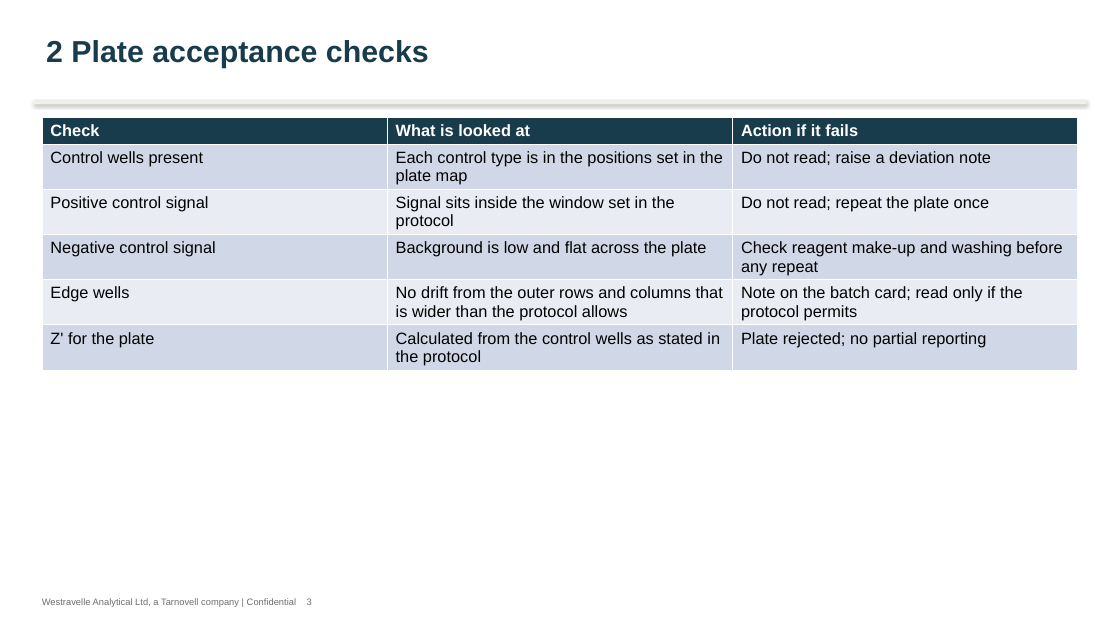
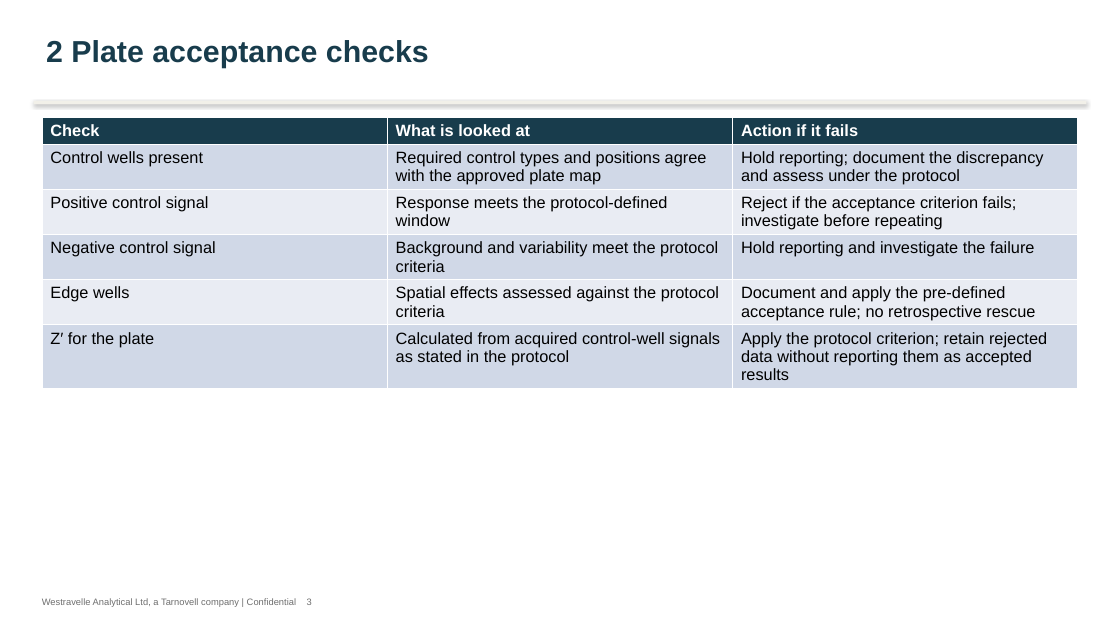
Before and after one commit to 60xAI/portco-mock-dataset, a slide deck: slide 3 of output/archive/WestravelleData/Quality/Training/Reference_Copies/Copy of PLATE_ACCEPTANCE_WA_Rev01.pptx. Drawn at 1120x630 pixels with LibreOffice and Linux fonts; fonts in the diff are those of the drawing. Boxes give left, top, right and bottom in pixels: in the first picture for what was removed or moved away, otherwise in the second. Text is boxed around its words. In the diff, an @@ line names an element or a change of style, - is before the commit and + after.

```diff
--- a/output/archive/WestravelleData/Quality/Training/Reference_Copies/Copy of PLATE_ACCEPTANCE_WA_Rev01.pptx
+++ b/output/archive/WestravelleData/Quality/Training/Reference_Copies/Copy of PLATE_ACCEPTANCE_WA_Rev01.pptx
@@ table at (42, 118, 1078, 384) @@
-row 2, column 2: Each control type is in the positions set in the plate map
+row 2, column 2: Required control types and positions agree with the approved plate map
-row 2, column 3: Do not read; raise a deviation note
+row 2, column 3: Hold reporting; document the discrepancy and assess under the protocol
-row 3, column 2: Signal sits inside the window set in the protocol
+row 3, column 2: Response meets the protocol-defined window
-row 3, column 3: Do not read; repeat the plate once
+row 3, column 3: Reject if the acceptance criterion fails; investigate before repeating
-row 4, column 2: Background is low and flat across the plate
+row 4, column 2: Background and variability meet the protocol criteria
-row 4, column 3: Check reagent make-up and washing before any repeat
+row 4, column 3: Hold reporting and investigate the failure
-row 5, column 2: No drift from the outer rows and columns that is wider than the protocol allows
+row 5, column 2: Spatial effects assessed against the protocol criteria
-row 5, column 3: Note on the batch card; read only if the protocol permits
+row 5, column 3: Document and apply the pre-defined acceptance rule; no retrospective rescue
-row 6: Z' for the plate | Calculated from the control wells as stated in the protocol | Plate rejected; no partial reporting
+row 6: Z′ for the plate | Calculated from acquired control-well signals as stated in the protocol | Apply the protocol criterion; retain rejected data without reporting them as accepted results
```
Also in this commit, not shown: 5 other slides changed, 1 other file.
